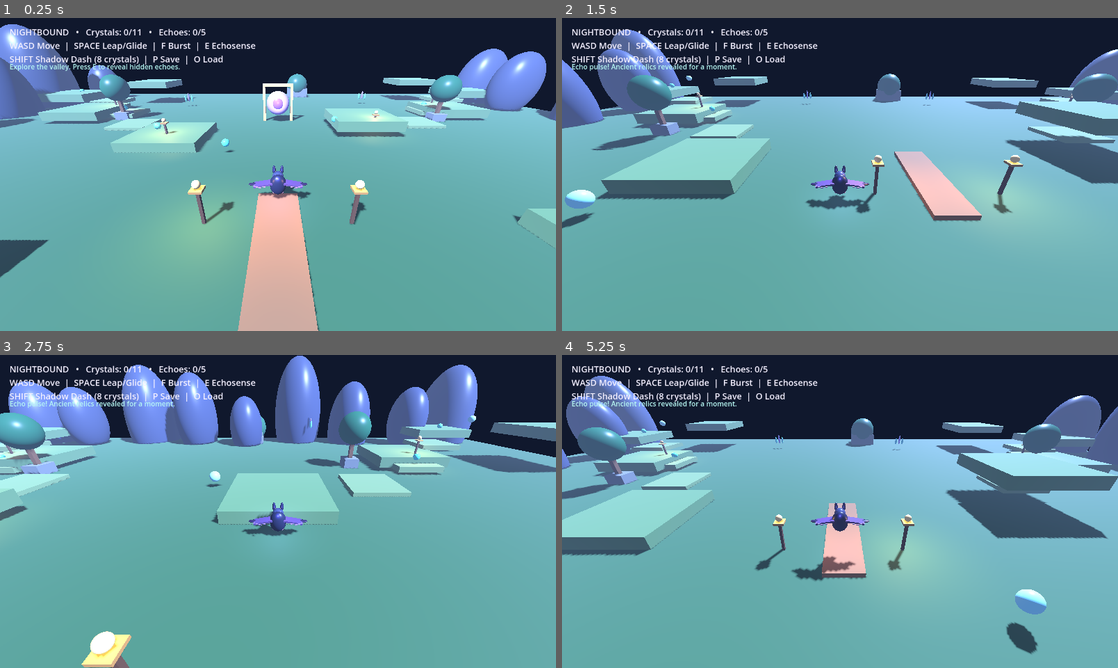
Above: before the commit, frames 1-4 (two rows, left to right).
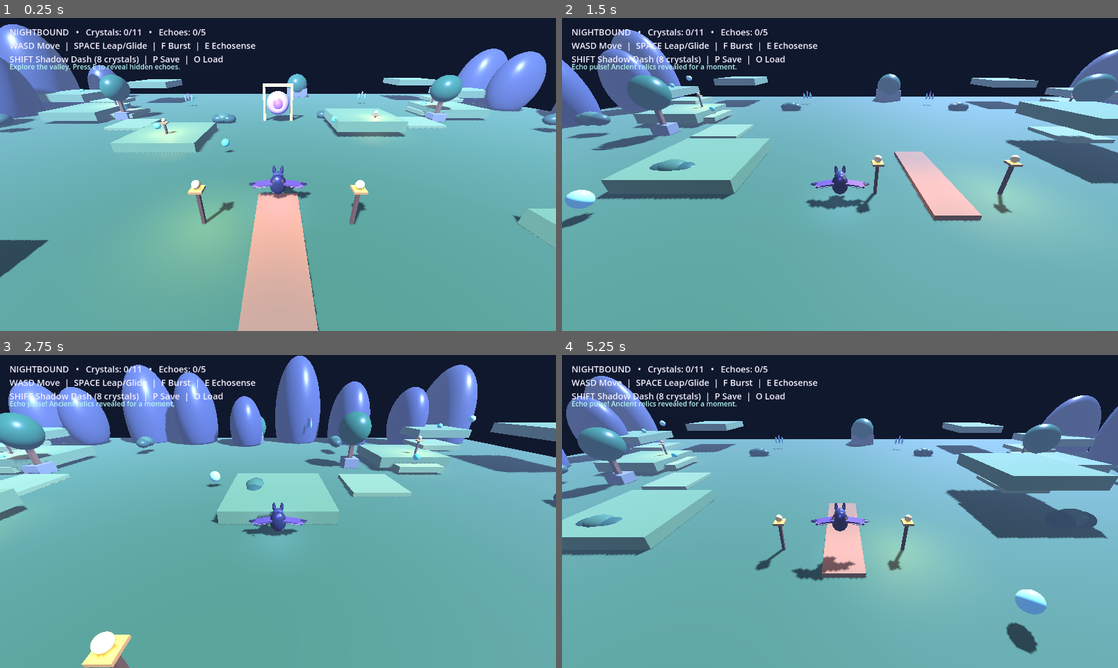
Above: after the commit, the same moments.

Repository: Dynamon91/nightbound
Game: Godot game, scene res://scenes/main.tscn
Same seed, same stepped clock (60 frames per second), same inputs: the game is played once before the commit and once after it.
Inputs:
- Up to frame 1 (0.25 s): no input
- Up to frame 2 (1.5 s): tap E (echosense) at 0.5, 1.35 s; hold D (move_right) 0.53-1.28 s; hold F (burst) 0.53-1.28 s; tap Space (jump) at 0.77 s; hold S (move_back) from 1.28 s (still down)
- Up to frame 3 (2.75 s): tap Space (jump) at 1.52 s; release S (move_back) at 2.03 s; hold D (move_right) from 2.03 s (still down); hold Shift (shadow_dash) from 2.03 s (still down)
- Up to frame 4 (5.25 s): release D (move_right) at 2.78 s; release Shift (shadow_dash) at 2.78 s; hold W (move_forward) 2.78-3.53 s; tap F (burst) at 2.85 s; tap Space (jump) at 3.02, 3.77, 4.52 s; hold A (move_left) 3.53-5.03 s; tap E (echosense) at 3.6 s; tap Shift (shadow_dash) at 4.35 s; hold S (move_back) from 5.03 s (still down); hold F (burst) from 5.03 s (still down)

The runs differ from the first frame. In frame 1, 0.3% of the frame differs, in the area x 0-100%, y 29-37%; in frame 2, 0.7%, in the area x 1-74%, y 26-49%; in frame 3, 0.4%; in frame 4, 0.6%.

Commit message:
art: add clustered shrubs along exploration routes

Diff:
--- a/scripts/main.gd
+++ b/scripts/main.gd
@@ -144,6 +144,11 @@
 		for k in range(3):
 			var shard := add_sphere(self, p + Vector3((float(k) - 1.0) * 0.65, 0.55 + float(k % 2) * 0.25, 0), 0.32, Color("#6eeaf4") if k != 1 else Color("#a88aff"))
 			shard.scale = Vector3(0.55, 1.9 + float(k % 2) * 0.6, 0.55)
+	# Low shrubs and layered canopy clusters soften the block-built landscape.
+	for p in [Vector3(-8, 0.1, -17), Vector3(8, 0.1, -20), Vector3(-18, 0.2, 8), Vector3(18, 0.2, 7), Vector3(-35, 1.2, -12), Vector3(35, 1.2, -12), Vector3(-35, 1.3, 18), Vector3(35, 1.3, 18), Vector3(-15, 0.2, 32), Vector3(15, 0.2, 32)]:
+		for part in range(3):
+			var bush := add_sphere(self, p + Vector3((float(part) - 1.0) * 0.7, 0.35 + float(part % 2) * 0.2, 0), 0.85, Color("#315b46") if part != 1 else Color("#467452"))
+			bush.scale = Vector3(1.25, 0.8, 1.0)
 	# Warm lanterns trace the bridge and the four outer exploration routes.
 	for p in [Vector3(-4, 0, 5), Vector3(4, 0, 5), Vector3(-12, 0, -8), Vector3(-27, 1.0, -22), Vector3(12, 0, -12), Vector3(27, 1.0, -24), Vector3(-27, 1.0, 25), Vector3(27, 1.0, 26)]:
 		add_lantern(p)
